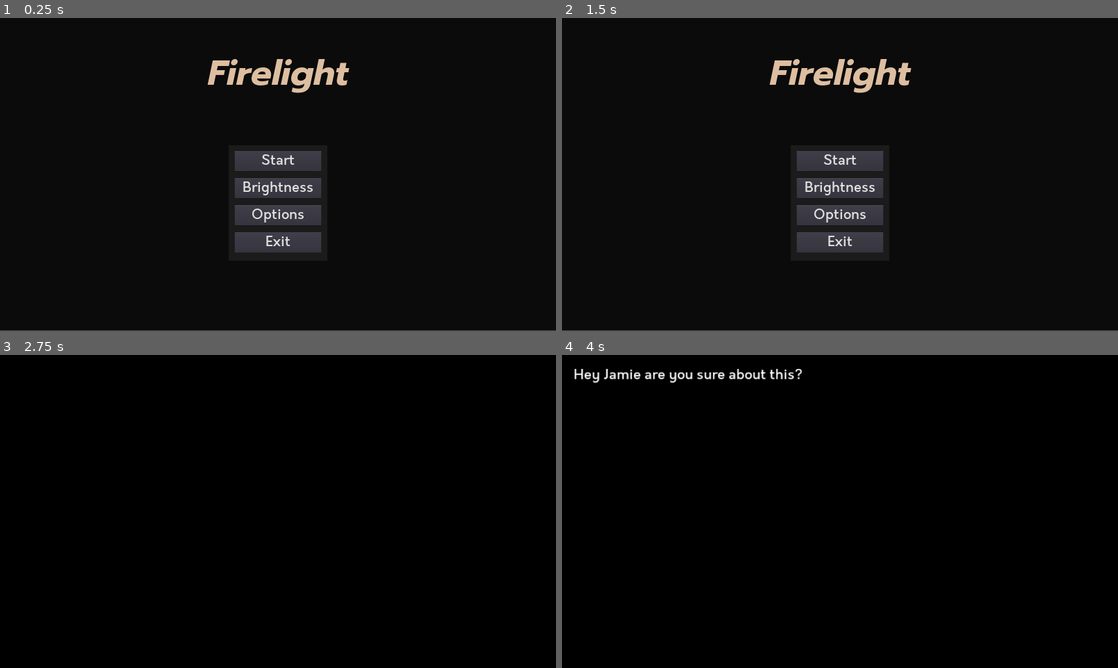
Above: before the commit, frames 1-4 (two rows, left to right).
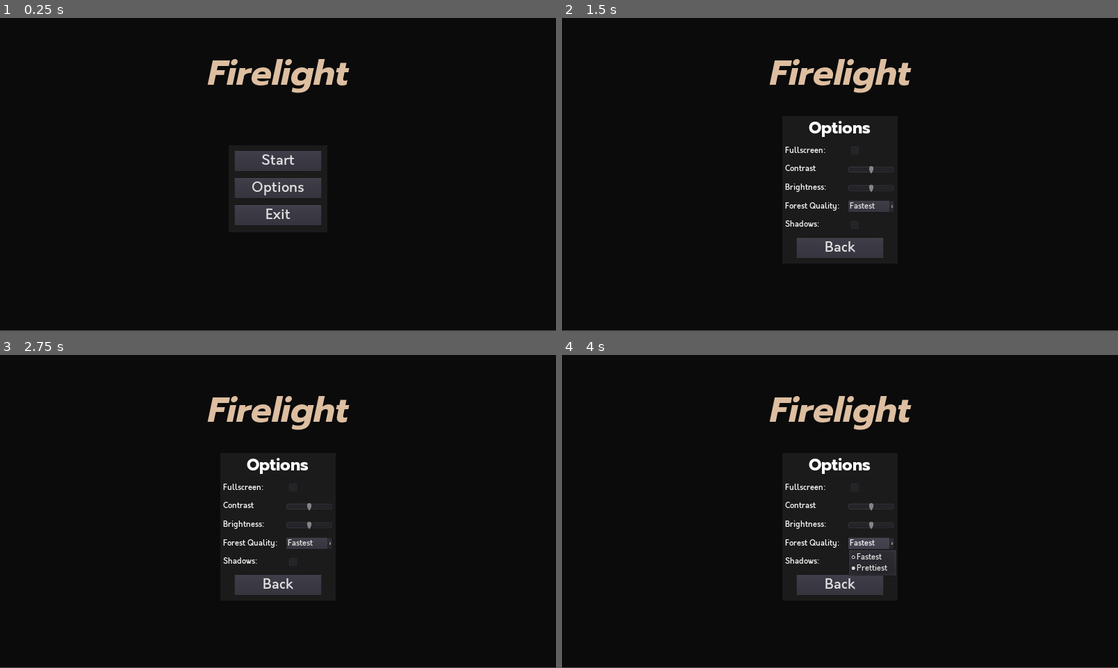
Above: after the commit, the same moments.

Repository: aozero/INTD450-Game
Game: Godot game, scene res://Scenes/Menus/MainMenu.tscn
Same seed, same stepped clock (60 frames per second), same inputs: the game is played once before the commit and once after it. The engine's default icon, where the game draws it, is replaced by a stand-in: a white triangle on a blue panel in a dark square. Sound files missing from this copy of the repository are replaced by a short silence.
Inputs (mouse positions are in pixels of both pictures, inside the frame that each line leads up to):
- Up to frame 1 (0.25 s): no input
- Up to frame 2 (1.5 s): click (840, 187) at 0.5 s, where only the run before the commit has a clickable "Brightness"; click (1073, 312) at 1.25 s, where only the run before the commit has a clickable "Done"
- Up to frame 3 (2.75 s): click "Start" at 2 s
- Up to frame 4 (4 s): click (840, 498) at 2.75 s, where only the run after the commit has a clickable "Start"; click (873, 542) at 3.5 s, where only the run after the commit has a clickable "Fastest"

The runs differ from the first frame. In frame 1, 1.4% of the frame differs, in the area x 42-58%, y 52-75%; in frame 2, 4.1%; in frame 3, 11%; in frame 4, 12%, in the area x 0-100%, y 4-100%.

Commit message:
Go to sliders after pressing start

Diff:
--- a/Scenes/Menus/MainMenu.tscn
+++ b/Scenes/Menus/MainMenu.tscn
@@ -73,7 +73,7 @@
 margin_left = -170.0
 margin_top = -100.0
 margin_right = 170.0
-rect_min_size = Vector2( 340, 400 )
+margin_bottom = 200.0
 rect_pivot_offset = Vector2( 0, 0 )
 rect_clip_content = false
 mouse_filter = 0
@@ -146,7 +146,7 @@
 align = 1
 _sections_unfolded = [ "Margin", "Rect" ]
 
-[node name="BrightnessContainer" type="CenterContainer" parent="PauseMenuRect/VBoxContainer" index="1"]
+[node name="OptionsContainer" type="CenterContainer" parent="PauseMenuRect/VBoxContainer" index="1"]
 
 anchor_left = 0.0
 anchor_top = 0.0
@@ -155,53 +155,6 @@
 margin_top = 94.0
 margin_right = 340.0
 margin_bottom = 184.0
-rect_min_size = Vector2( 300, 90 )
-rect_pivot_offset = Vector2( 0, 0 )
-rect_clip_content = false
-mouse_filter = 0
-mouse_default_cursor_shape = 0
-size_flags_horizontal = 1
-size_flags_vertical = 1
-use_top_left = false
-_sections_unfolded = [ "Rect" ]
-
-[node name="BrightnessButton" type="Button" parent="PauseMenuRect/VBoxContainer/BrightnessContainer" index="0"]
-
-anchor_left = 0.0
-anchor_top = 0.0
-anchor_right = 0.0
-anchor_bottom = 0.0
-margin_left = 20.0
-margin_top = 10.0
-margin_right = 320.0
-margin_bottom = 80.0
-rect_min_size = Vector2( 300, 70 )
-rect_pivot_offset = Vector2( 0, 0 )
-rect_clip_content = false
-focus_mode = 2
-mouse_filter = 0
-mouse_default_cursor_shape = 0
-size_flags_horizontal = 1
-size_flags_vertical = 1
-custom_fonts/font = SubResource( 2 )
-toggle_mode = false
-enabled_focus_mode = 2
-shortcut = null
-group = null
-text = "Brightness"
-flat = false
-align = 1
-_sections_unfolded = [ "Margin", "Rect" ]
-
-[node name="OptionsContainer" type="CenterContainer" parent="PauseMenuRect/VBoxContainer" index="2"]
-
-anchor_left = 0.0
-anchor_top = 0.0
-anchor_right = 0.0
-anchor_bottom = 0.0
-margin_top = 188.0
-margin_right = 340.0
-margin_bottom = 278.0
 rect_min_size = Vector2( 300, 90 )
 rect_pivot_offset = Vector2( 0, 0 )
 rect_clip_content = false
@@ -240,15 +193,15 @@
 align = 1
 _sections_unfolded = [ "Margin", "Rect" ]
 
-[node name="ExitContainer" type="CenterContainer" parent="PauseMenuRect/VBoxContainer" index="3"]
-
-anchor_left = 0.0
-anchor_top = 0.0
-anchor_right = 0.0
-anchor_bottom = 0.0
-margin_top = 282.0
+[node name="ExitContainer" type="CenterContainer" parent="PauseMenuRect/VBoxContainer" index="2"]
+
+anchor_left = 0.0
+anchor_top = 0.0
+anchor_right = 0.0
+anchor_bottom = 0.0
+margin_top = 188.0
 margin_right = 340.0
-margin_bottom = 372.0
+margin_bottom = 278.0
 rect_min_size = Vector2( 300, 90 )
 rect_pivot_offset = Vector2( 0, 0 )
 rect_clip_content = false
@@ -293,8 +246,6 @@
 
 [connection signal="button_up" from="PauseMenuRect/VBoxContainer/StartContainer/StartButton" to="." method="_on_StartButton_button_up"]
 
-[connection signal="button_up" from="PauseMenuRect/VBoxContainer/BrightnessContainer/BrightnessButton" to="." method="_on_BrightnessButton_button_up"]
-
 [connection signal="button_up" from="PauseMenuRect/VBoxContainer/OptionsContainer/OptionsButton" to="." method="_on_OptionsButton_button_up"]
 
 [connection signal="button_up" from="PauseMenuRect/VBoxContainer/ExitContainer/ExitButton" to="." method="_on_ExitButton_button_up"]
--- a/Scripts/Menus/GammaChanger.gd
+++ b/Scripts/Menus/GammaChanger.gd
@@ -10,7 +10,7 @@
 
 func _input(event):
 	if event.is_action_pressed("pause"):
-		go_back()
+		done()
 
 func _on_Brightness_value_changed(value):
 	globals.set_brightness(value)
@@ -19,7 +19,7 @@
 	globals.set_contrast(value)
 
 func _on_DoneButton_button_up():
-	go_back()
+	done()
 
-func go_back():
-	get_tree().change_scene("res://Scenes/Menus/MainMenu.tscn")
+func done():
+	get_tree().change_scene("res://Scenes/Intro.tscn")
--- a/Scripts/Menus/MainMenu.gd
+++ b/Scripts/Menus/MainMenu.gd
@@ -4,9 +4,6 @@
 onready var exit_verification = $ExitVerfication
 
 func _on_StartButton_button_up():
-	get_tree().change_scene("res://Scenes/Intro.tscn")
-
-func _on_BrightnessButton_button_up():
 	get_tree().change_scene("res://Scenes/Menus/GammaChanger.tscn")
 
 func _on_OptionsButton_button_up():
